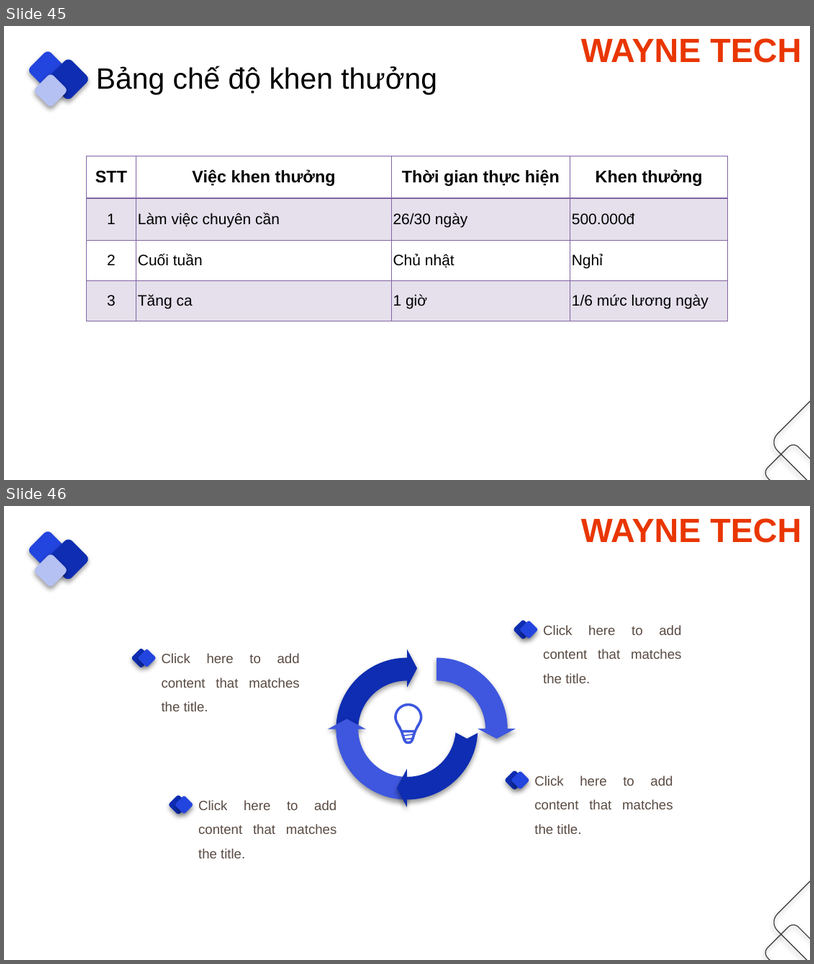
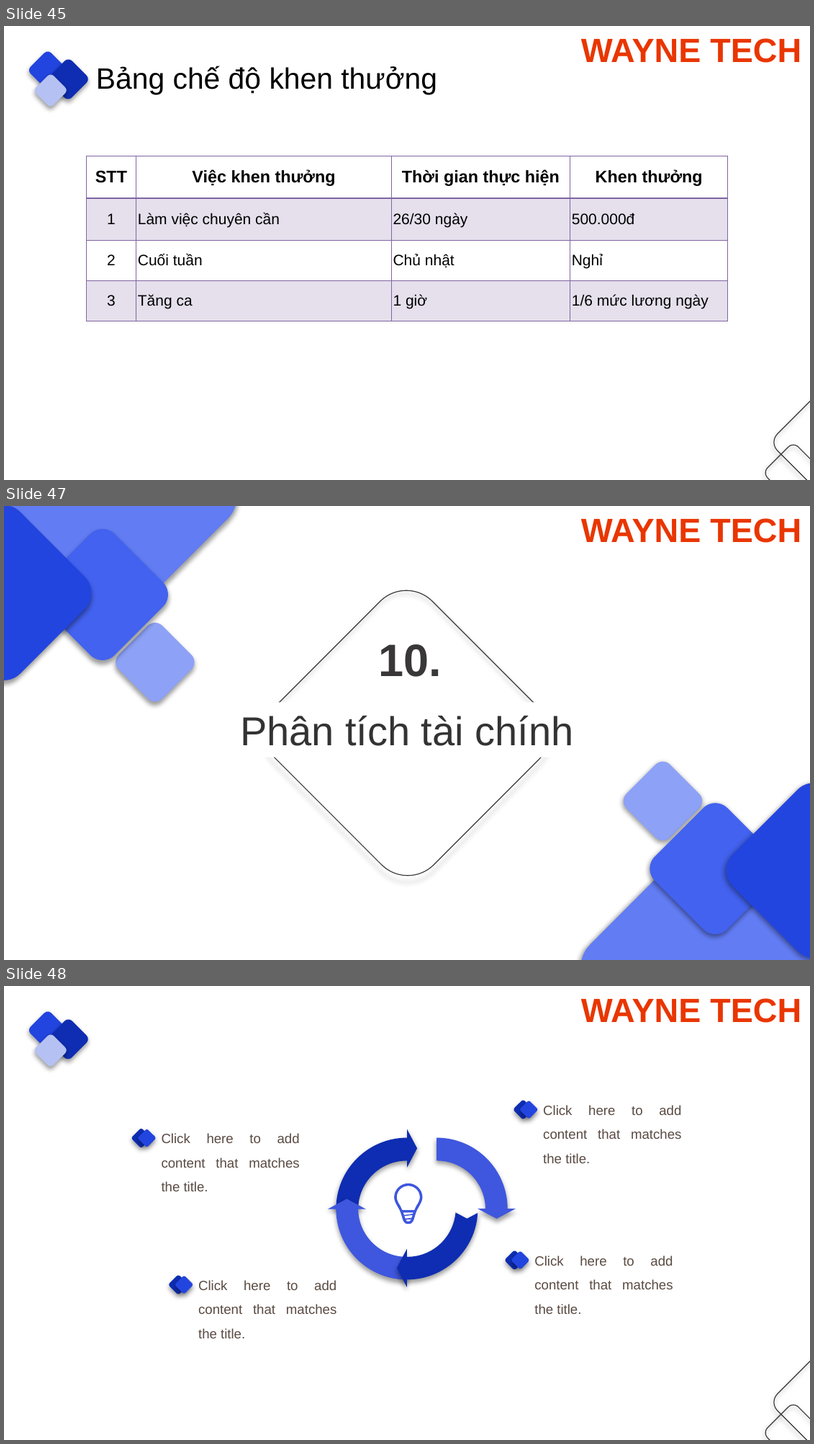
Before and after one commit to danglaiacc/kn, a slide deck: ppt/index.pptx. Shown one above the other, each under a label of ours: slides 45 and 46 before the commit, slides 45, 47 and 48 after it; the slides between them are not shown. The pictures are 814x964 and 814x1444 pixels, drawn with LibreOffice and Linux fonts; fonts in the diff are those of the drawing. Boxes give left, top, right and bottom in pixels: in the first picture for what was removed or moved away, otherwise in the second. Text is boxed around its words. In the diff, an @@ line names an element or a change of style, - is before the commit and + after.

```diff
--- a/ppt/index.pptx
+++ b/ppt/index.pptx
@@ slide 47 added at [4, 506, 810, 960], background #FFFFFF; not listed: 6 template elements that a slide beside it also shows @@
@@ group added at [4, 506, 250, 705]: 4 rounded rectangles @@
@@ rounded rectangle added at [250, 575, 565, 890], outline #393737 1 pt @@
@@ text added at [378, 644, 442, 677], 54 pt, text #393737, bold @@
+10.
@@ text added at [240, 715, 574, 746], 48 pt, text #333333 @@
+Phân tích tài chính
@@ group added at [568, 757, 810, 960]: 4 rounded rectangles @@
@@ what was slide 46 is now slide 48 @@
```
Also in this commit, not shown: 1 other slide added, 4 other files.
